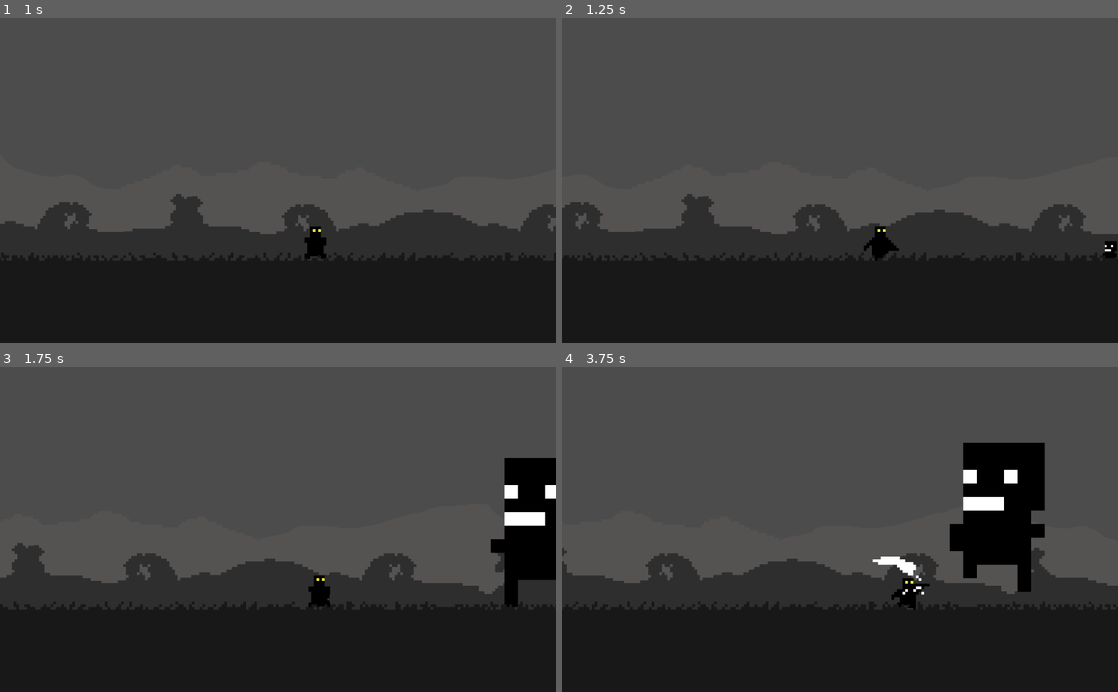
Above: before the commit, frames 1-4 (two rows, left to right).
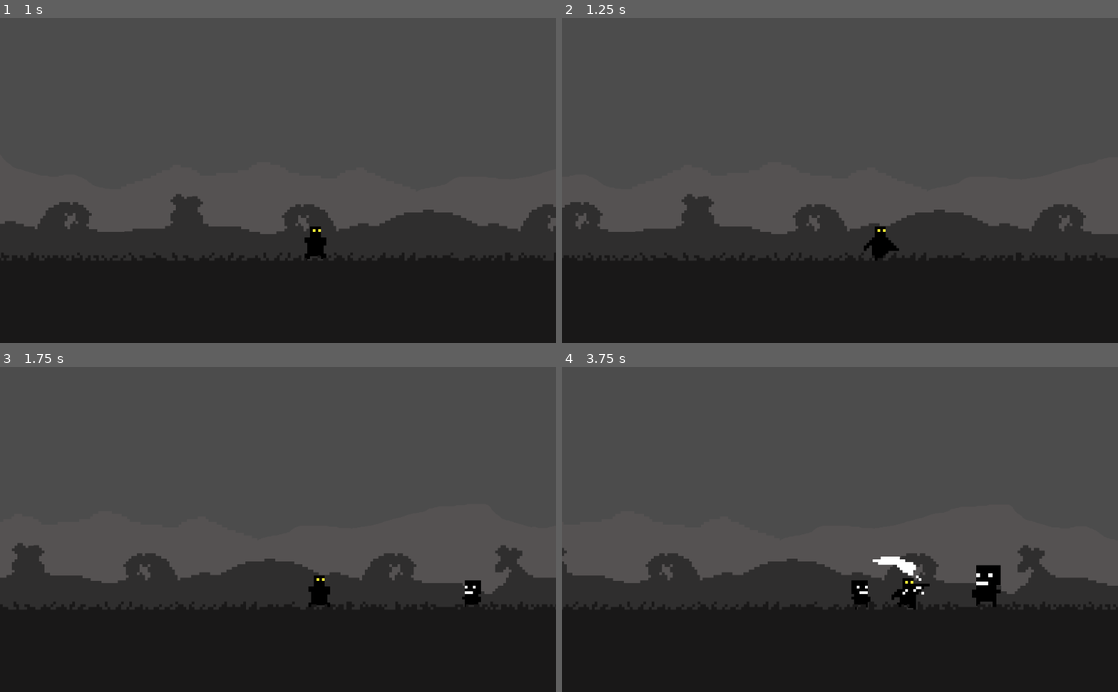
Above: after the commit, the same moments.

Repository: renzoventura/Shade
Game: Godot game, scene res://Scenes/Level/TemplateLevel.tscn
Two runs of this game, one before a commit and one after it. Both use one fixed random seed, a clock stepped at 60 frames per second and the inputs below.
Inputs:
- Up to frame 1 (1 s): hold D (right) from 0.53 s (still down); tap , (attack) at 0.6 s; tap W (jump) at 0.77 s
- Up to frame 2 (1.25 s): keep holding D (right)
- Up to frame 3 (1.75 s): keep holding D (right); tap , (attack) at 1.35 s; tap W (jump) at 1.52 s
- Up to frame 4 (3.75 s): release D (right) at 2.03 s; hold A (left) 2.03-2.78 s; tap Shift (dash) at 2.1 s; tap , (attack) at 2.3, 2.85, 3.6 s; hold D (right) from 2.78 s (still down); tap W (jump) at 3.02 s

Frame 1 is identical in both runs. In frame 2, 0.1% of the frame differs, in the area x 97-100%, y 68-74%; in frame 3, 4.0%; in frame 4, 6.5%, in the area x 52-87%, y 23-75%.

Commit message:
Implement finite state machine to enemy ai

Diff:
--- a/Scenes/Level/GameState.gd
+++ b/Scenes/Level/GameState.gd
@@ -14,11 +14,11 @@
 func _process(delta):
 	generate_enemies()
 
-func get_number_off_enemies():
+func get_number_of_enemies():
 	return get_node("Enemies").get_child_count();
 
 func generate_enemies():
-	if(get_number_off_enemies() < 1 or can_spawn):
+	if(get_number_of_enemies() < 1 or can_spawn):
 		can_spawn = false
 		var enemy = preload("res://Scenes/Player/Enemy.tscn")
 		var enemyInstance = enemy.instance();
@@ -30,4 +30,4 @@
 
 func _on_Timer_timeout():
 	timer.start()
-	can_spawn = true
+	can_spawn = false
--- a/Scenes/Player/Enemy.gd
+++ b/Scenes/Player/Enemy.gd
@@ -1,46 +1,77 @@
 extends KinematicBody2D
-var levels = [1,2,3,4]
-var list_of_speed = [20, 10, 5, 5]
-var list_of_max_speed = [850, 300, 200, 150]
-var list_of_scales = [0.75, 1.0, 1.5, 5]
-var number_of_lives = [1, 2, 3, 5]
+
+enum States {CHASE, ATTACK, HURT, STOP}
+
+const levels = [1,2,3]
+const list_of_speed = [10, 5, 5]
+const list_of_max_speed = [300, 200, 150]
+const list_of_scales = [1.0, 1.5, 5]
+const number_of_lives = [1, 3, 5]
+
+
+const JUMP_SPEED = 1800;
+const GRAVITY = 700;
+const MAX_FALL_SPEED = 3000
+const ACCELERATION = 5
+const HURT_JUMP_SPEED = -3000
+const ATTACK_RANGE = 100
+const HURT_SPEED = 1000
+
+var SPEED = 5;
+var MAX_SPEED = 600
 var motion = Vector2(0,0)
 var motion_up = Vector2(0,-1)
-var SPEED = 5;
-var MAX_SPEED = 600
 var current_speed = 10;
-var JUMP_SPEED = 1800;
-var GRAVITY = 700;
-var MAX_FALL_SPEED = 3000
 var life
-var ACCELERATION = 5
-var HURT_JUMP_SPEED = -3000
-var HURT_SPEED = 600
 var is_moving = true
 var rng = RandomNumberGenerator.new()
-
+var damage_direction = 1
 var player
+var state = null
+var direction
 onready var timer = $Timer
 
 func _ready():
 	set_physics_process(true)
 	rng.randomize()
-	var random = rng.randi_range(0, 3)
+	var random = rng.randi_range(0, 2)
 	scale = Vector2(list_of_scales[random], list_of_scales[random])
 	life = number_of_lives[random]
 	SPEED = list_of_speed[random]
 	MAX_SPEED = list_of_max_speed[random]
+	state = States.STOP
 
 func _physics_process(delta):
 	apply_gravity()
-	player = get_tree().get_root().find_node("Player", true, false)
-	if player != null and is_moving:
-		chase_player(delta)
 	animate()
+	get_direction()
+
+	if state == States.CHASE:
+		if player != null and is_moving:
+			chase_player(delta)
+	if state == States.ATTACK:
+		attack()
+	if state == States.HURT:
+		damaged()
+	detect_if_within_attacking_range()
 	move_and_slide(motion)
 
+func change_state(new_state):
+	if new_state == state:
+		return
+	if new_state == States.ATTACK:
+		pass
+	if new_state == States.CHASE:
+		pass
+	if new_state == States.HURT:
+		pass
+	state = new_state
+
+func get_direction():
+	player = get_tree().get_root().find_node("Player", true, false)
+	direction = (player.global_position - global_position)
+
 func chase_player(delta):
-	var direction = (player.global_position - global_position)
 	var enemyDirection = 1
 	if(global_position > player.global_position):
 		enemyDirection = -1
@@ -49,19 +80,31 @@
 	motion.x = current_speed * enemyDirection
 	$Sprite.flip_h = global_position > player.global_position
 
+func detect_if_within_attacking_range():
+	var distance_to_player = global_position.distance_to(player.global_position)
+	if(distance_to_player < (ATTACK_RANGE * scale.x)):
+		change_state(States.ATTACK)
+	else:
+		change_state(States.CHASE)
+
 func _on_VisibilityNotifier2D_screen_entered():
 	set_physics_process(true)
 
-func hurt(var is_facing_right):
+func damaged():
 	timer.start()
-	is_moving = false
 	life -= 1
-	var direction = 1
-	if(!is_facing_right):
-		direction = -1
-	motion.x = HURT_SPEED * direction
+	current_speed = 0
+	motion.x = HURT_SPEED * damage_direction
 	motion.y = HURT_JUMP_SPEED
 	die()
+	change_state(States.CHASE)
+
+func hurt(var is_facing_right):
+	if(is_facing_right):
+		damage_direction = 1
+	else:
+		damage_direction = -1
+	change_state(States.HURT)
 
 func apply_gravity():
 	if is_on_floor() and motion.y > 0:
@@ -83,3 +126,10 @@
 
 func _on_Timer_timeout():
 	is_moving = true
+
+func attack():
+	clear_motion_x()
+	print("Attacking")
+
+func clear_motion_x():
+	motion.x = 0
